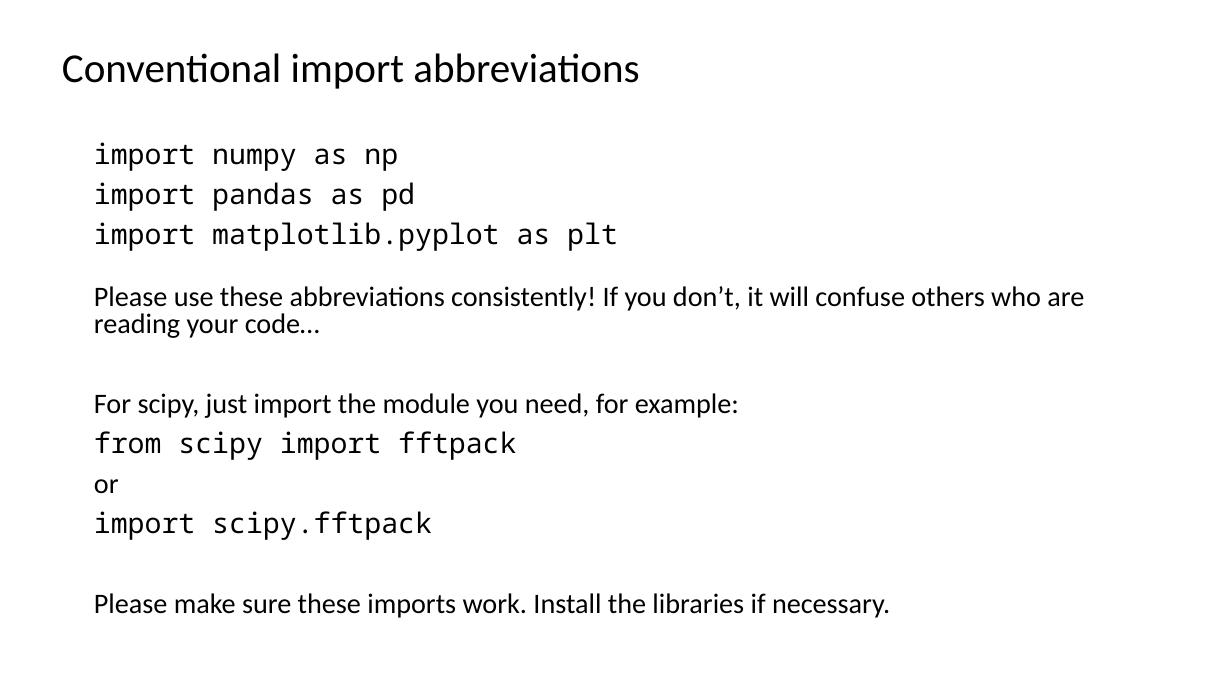
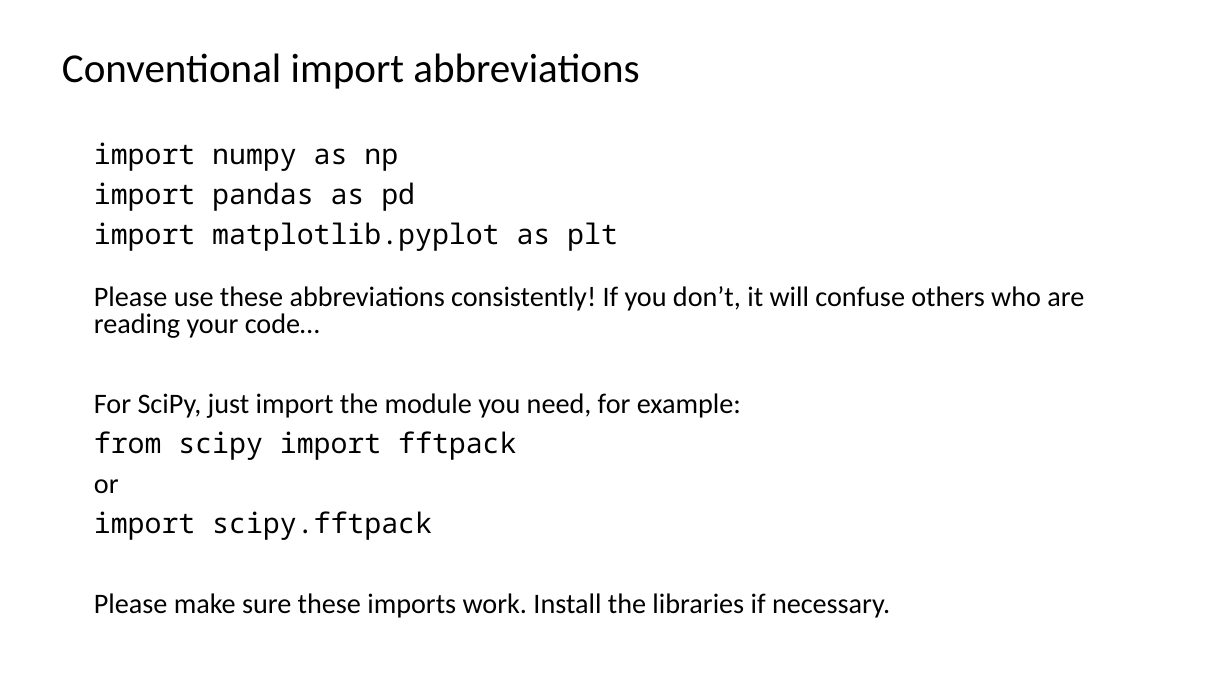
Before and after one commit to btitze/python-course, a slide deck: slide 9 of data_handling_and_analysis/Python Workshop - Data Handling and Analysis.pptx. Drawn at 1232x693 pixels with LibreOffice and Linux fonts; fonts in the diff are those of the drawing. Boxes give left, top, right and bottom in pixels: in the first picture for what was removed or moved away, otherwise in the second. Text is boxed around its words. In the diff, an @@ line names an element or a change of style, - is before the commit and + after.

```diff
--- a/data_handling_and_analysis/Python Workshop - Data Handling and Analysis.pptx
+++ b/data_handling_and_analysis/Python Workshop - Data Handling and Analysis.pptx
@@ text at <box>94,393,741,418</box>: text changed @@
-For scipy, just import the module you need, for example:
+For SciPy, just import the module you need, for example:
```
Also in this commit, not shown: 6 other slides changed, 9 other files.
